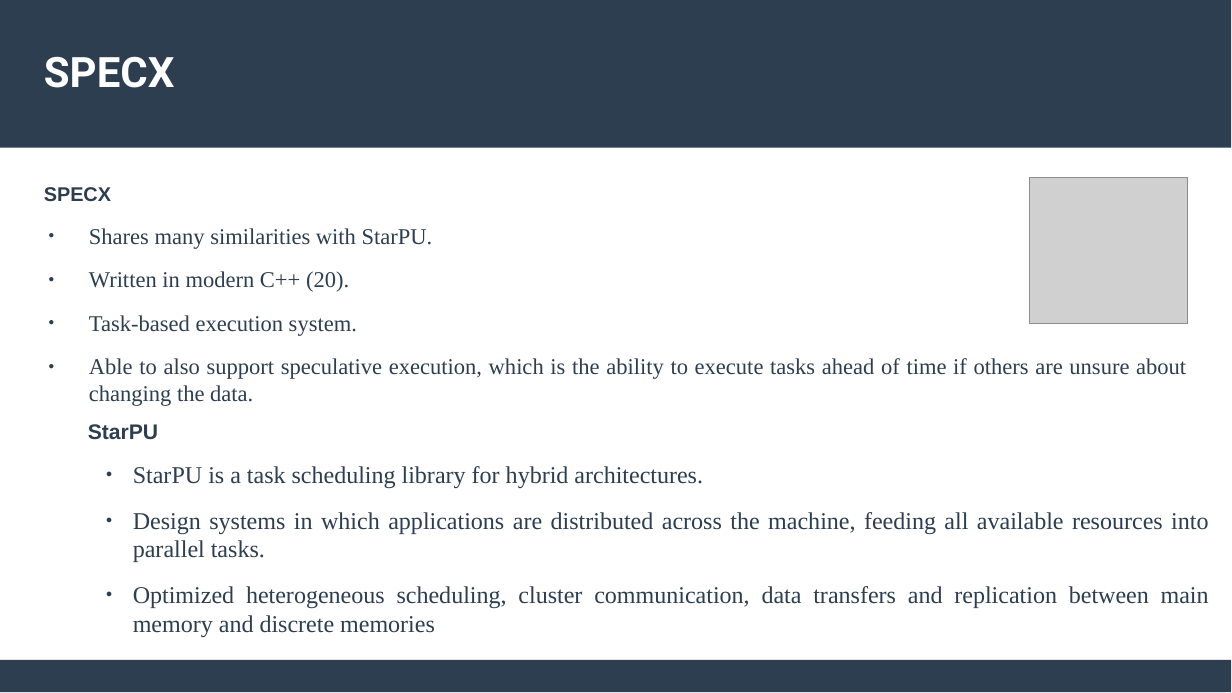
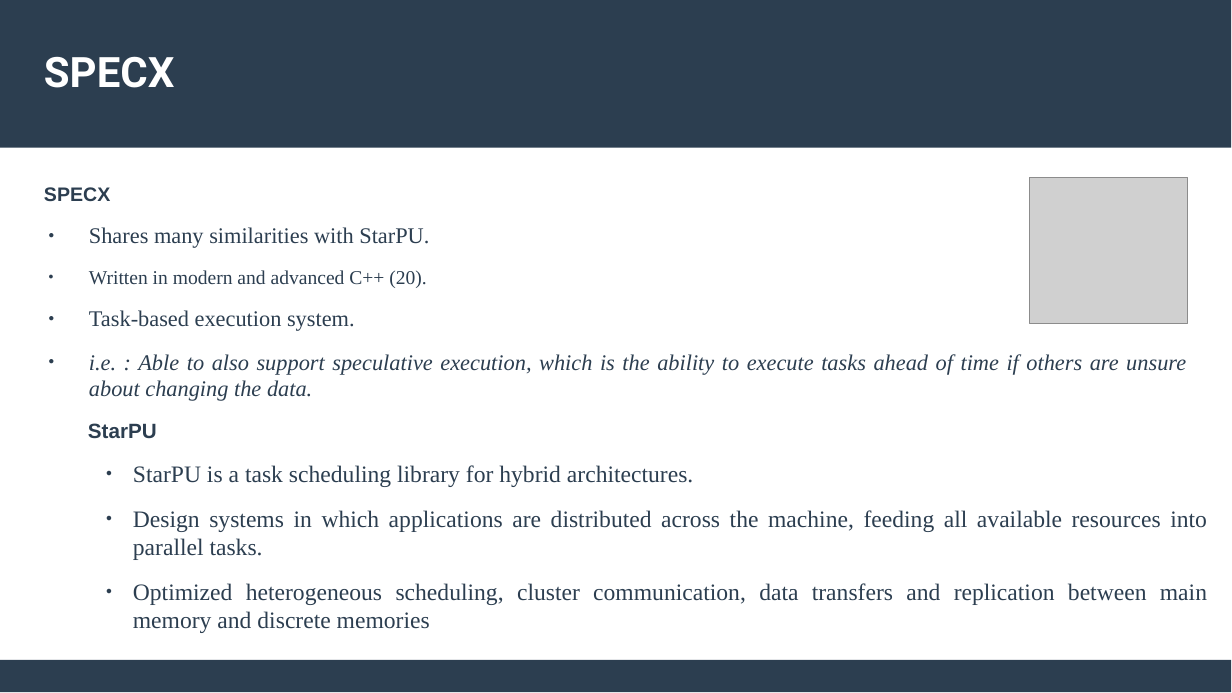
Before and after one commit to feelpp/parallel-programming, a slide deck: slide 4 of docs/modules/ROOT/assets/attachments/Session6_ParallelProgramming_Specx.pptx. Drawn at 1232x693 pixels with LibreOffice and Linux fonts; fonts in the diff are those of the drawing; grey boxes stand for pictures. Boxes give left, top, right and bottom in pixels: in the first picture for what was removed or moved away, otherwise in the second. Text is boxed around its words. In the diff, an @@ line names an element or a change of style, - is before the commit and + after.

Commit message:
Update ppt Specx

```diff
--- a/docs/modules/ROOT/assets/attachments/Session6_ParallelProgramming_Specx.pptx
+++ b/docs/modules/ROOT/assets/attachments/Session6_ParallelProgramming_Specx.pptx
@@ text at (44, 187, 429, 331): size 12.7 to 12.6 pt in "SPECX"; size 14.6 to 14.4 pt in "Shares many similarities with StarPU.", "Task-based execution system." @@
@@ text at (89, 270, 427, 288): text changed; size 14.6 to 12.6 pt @@
-● Written in modern C++ (20).
+● Written in modern and advanced C++ (20).
@@ text at (89, 354, 1186, 401): text changed; size 14.6 to 14.4 pt; italic on @@
-● Able to also support speculative execution, which is the ability to execute tasks ahead of time if others are unsure about changing the data.
+● i.e. : Able to also support speculative execution, which is the ability to execute tasks ahead of time if others are unsure about changing the data.
@@ text "StarPU" at (88, 423, 1207, 633): size 13.6 to 13.3 pt in "StarPU"; size 15.5 to 15.2 pt @@
```
Also in this commit, not shown: 7 other slides changed, 4 slides added, 1 slide removed, 1 other file.
